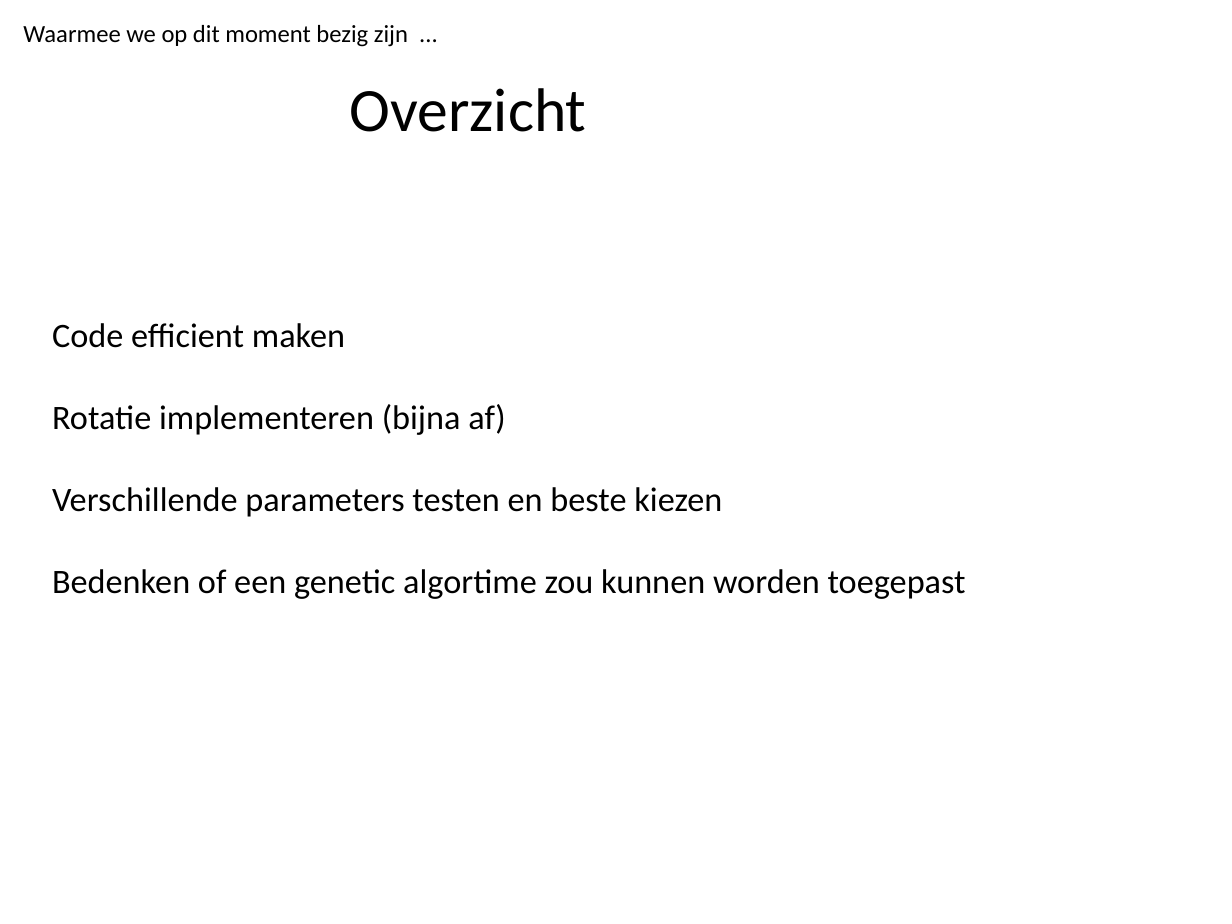
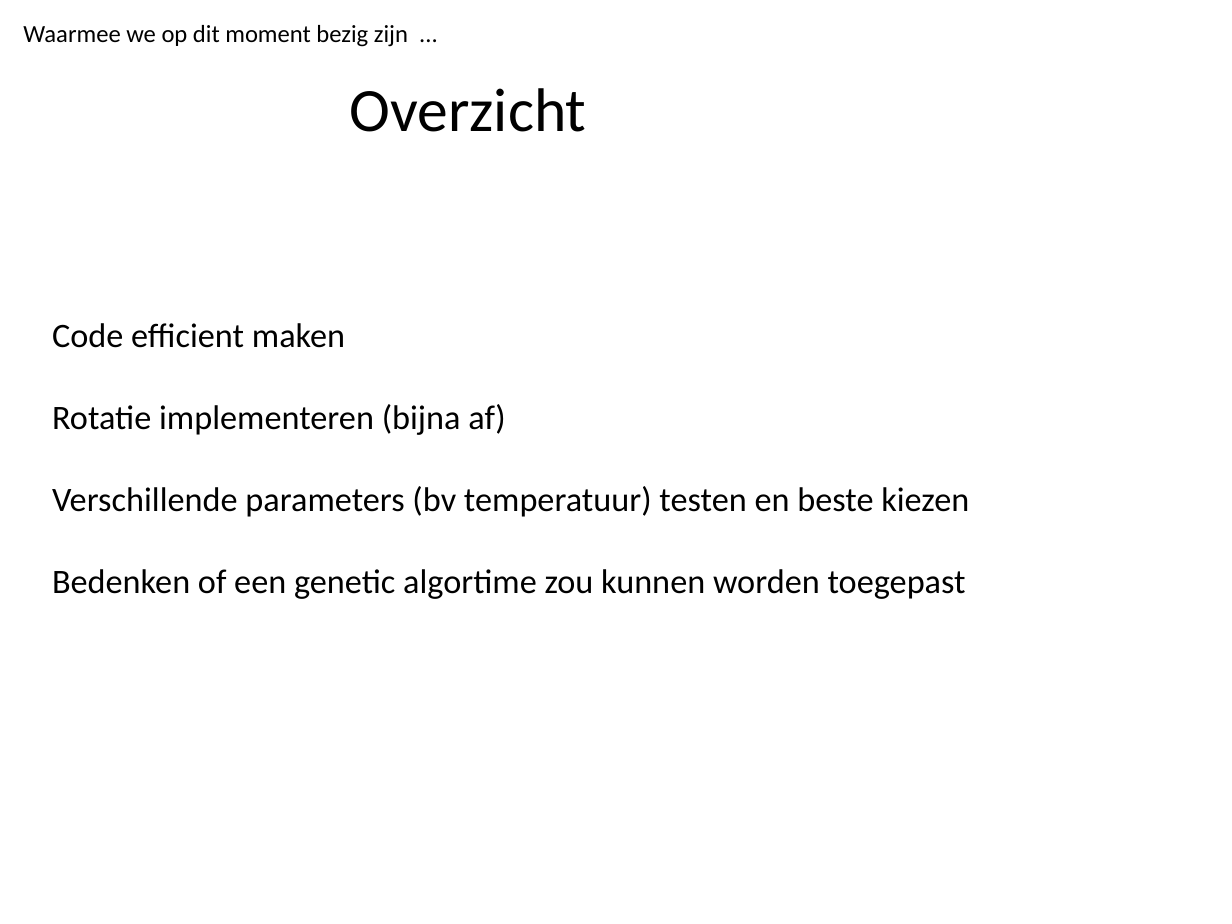
Before and after one commit to Duncannn/ProgrammeerTheorie, a slide deck: slide 21 of docs/Amstelhaege.pptx. Drawn at 1232x924 pixels with LibreOffice and Linux fonts; fonts in the diff are those of the drawing; background and template pictures are left out. Boxes give left, top, right and bottom in pixels: in the first picture for what was removed or moved away, otherwise in the second. Text is boxed around its words. In the diff, an @@ line names an element or a change of style, - is before the commit and + after.

```diff
--- a/docs/Amstelhaege.pptx
+++ b/docs/Amstelhaege.pptx
@@ text at [52, 486, 969, 517]: text changed @@
-Verschillende parameters testen en beste kiezen
+Verschillende parameters (bv temperatuur) testen en beste kiezen
```
Also in this commit, not shown: 2 other slides changed.
